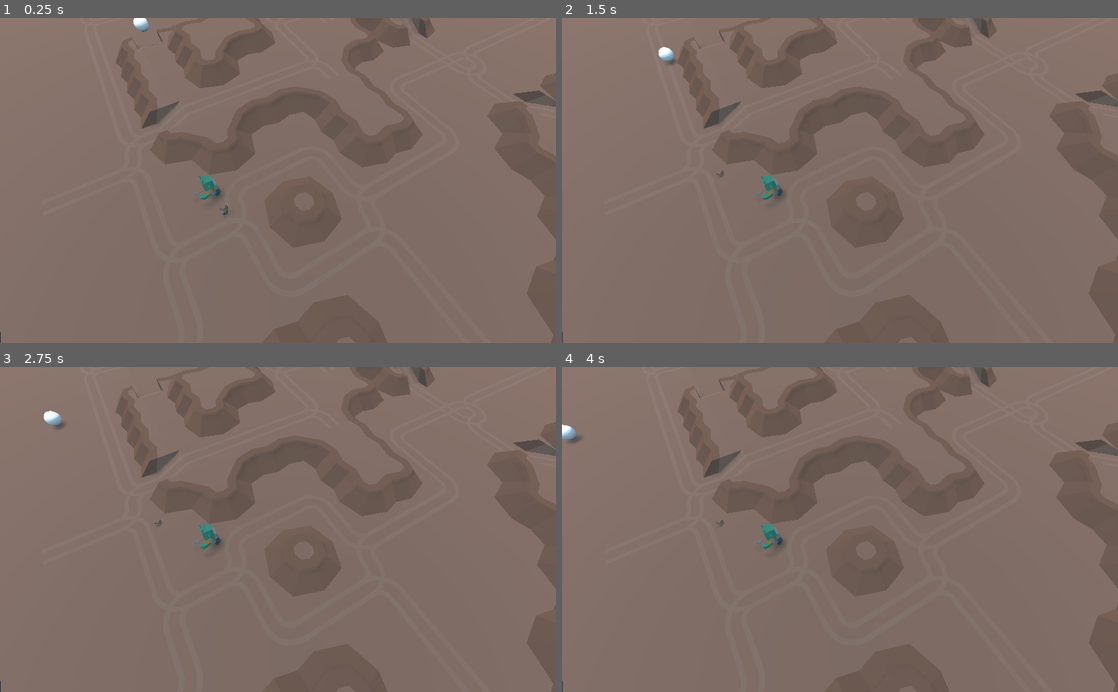
Above: before the commit, frames 1-4 (two rows, left to right).
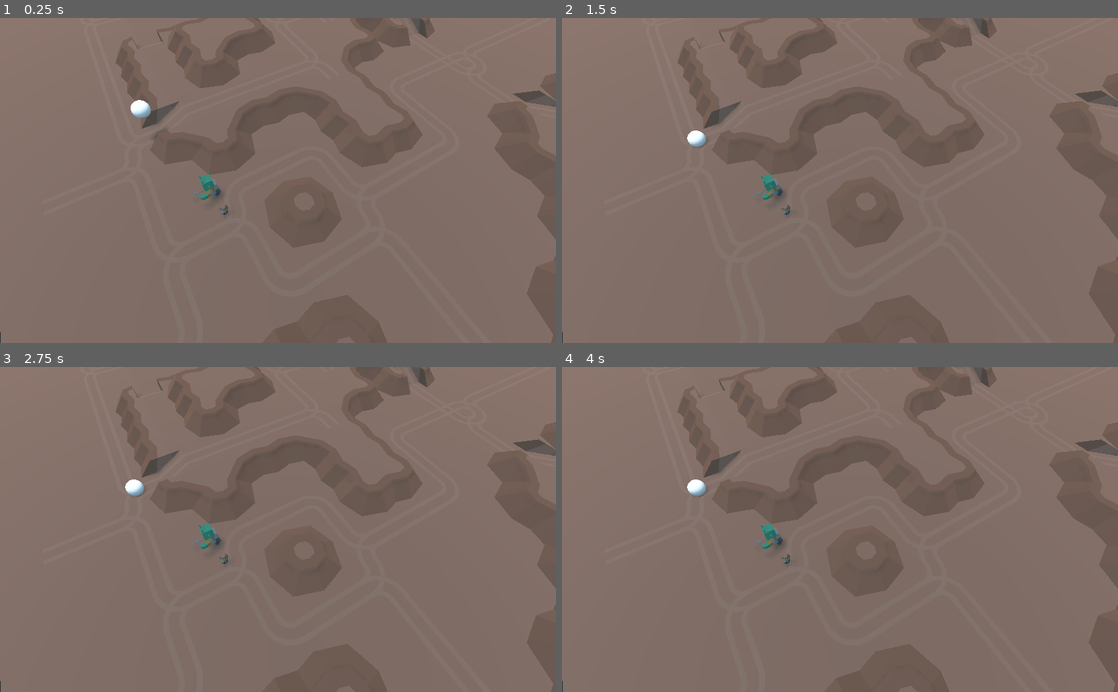
Above: after the commit, the same moments.

Repository: GameDrivenDesign/crusaders-guide-to-die-ning
Game: Godot game, scene res://game/game.tscn
Two runs of this game, one before a commit and one after it. Both use one fixed random seed, a clock stepped at 60 frames per second and the inputs below.
Inputs (mouse positions are in pixels of both pictures, inside the frame that each line leads up to):
- Up to frame 1 (0.25 s): no input
- Up to frame 2 (1.5 s): tap Enter (ui_accept) at 0.5, 0.77 s; move the mouse to (962, 164) at 0.52 s; hold Right (ui_right) 0.53-1.28 s; click (962, 164) at 0.6 s; move the mouse to (728, 196) at 1.27 s; hold Down (ui_down) from 1.28 s (still down); click (728, 196) at 1.35 s
- Up to frame 3 (2.75 s): tap Enter (ui_accept) at 1.52 s; move the mouse to (333, 458) at 2.02 s; release Down (ui_down) at 2.03 s; hold Right (ui_right) from 2.03 s (still down); click (333, 458) at 2.1 s
- Up to frame 4 (4 s): move the mouse to (812, 594) at 2.77 s; release Right (ui_right) at 2.78 s; hold Up (ui_up) 2.78-3.53 s; click (812, 594) at 2.85 s; tap Enter (ui_accept) at 3.02, 3.77 s; move the mouse to (1006, 578) at 3.52 s; hold Left (ui_left) from 3.53 s (still down); click (1006, 578) at 3.6 s

The runs differ from the first frame. In frame 1, 0.3% of the frame differs, in the area x 23-30%, y 0-38%; in frame 2, 0.3%; in frame 3, 0.3%, in the area x 7-42%, y 13-62%; in frame 4, 0.3%.
Error in both runs: Assertion failed. (res://addons/multiplayer/NetworkGame.gd:84)

Commit message:
remove nav Node

Diff:
--- a/levels/level.tscn
+++ b/levels/level.tscn
@@ -14,9 +14,17 @@
 transform = Transform( 0.860369, 0, 0, 0, 0.860369, 0, 0, 0, 0.860369, 0, 0, 0 )
 script = ExtResource( 2 )
 
-[node name="Navigation" type="Navigation" parent="."]
+[node name="RigidBody" type="RigidBody" parent="."]
+transform = Transform( 0.999999, 0, 0, 0, 0.999999, 0, 0, 0, 0.999999, 1.52501, 1.2989, 0.377049 )
 
-[node name="GridMap" type="GridMap" parent="Navigation"]
+[node name="MeshInstance" type="MeshInstance" parent="RigidBody"]
+mesh = SubResource( 1 )
+material/0 = null
+
+[node name="CollisionShape" type="CollisionShape" parent="RigidBody"]
+shape = SubResource( 2 )
+
+[node name="GridMap" type="GridMap" parent="."]
 transform = Transform( 1, 0, 0, 0, 1, 0, 0, 0, 1, 0, -0.25, 0 )
 mesh_library = ExtResource( 1 )
 cell_size = Vector3( 1, 0.5, 1 )
@@ -25,15 +33,5 @@
 }
 __meta__ = {
 "_editor_clip_": 0,
-"_editor_floor_": Vector3( 0, 0, 0 )
+"_editor_floor_": Vector3( 0, -1, 0 )
 }
-
-[node name="RigidBody" type="RigidBody" parent="."]
-transform = Transform( 0.999999, 0, 0, 0, 0.999999, 0, 0, 0, 0.999999, 6.0209, 1.2989, 1.52657 )
-
-[node name="MeshInstance" type="MeshInstance" parent="RigidBody"]
-mesh = SubResource( 1 )
-material/0 = null
-
-[node name="CollisionShape" type="CollisionShape" parent="RigidBody"]
-shape = SubResource( 2 )
